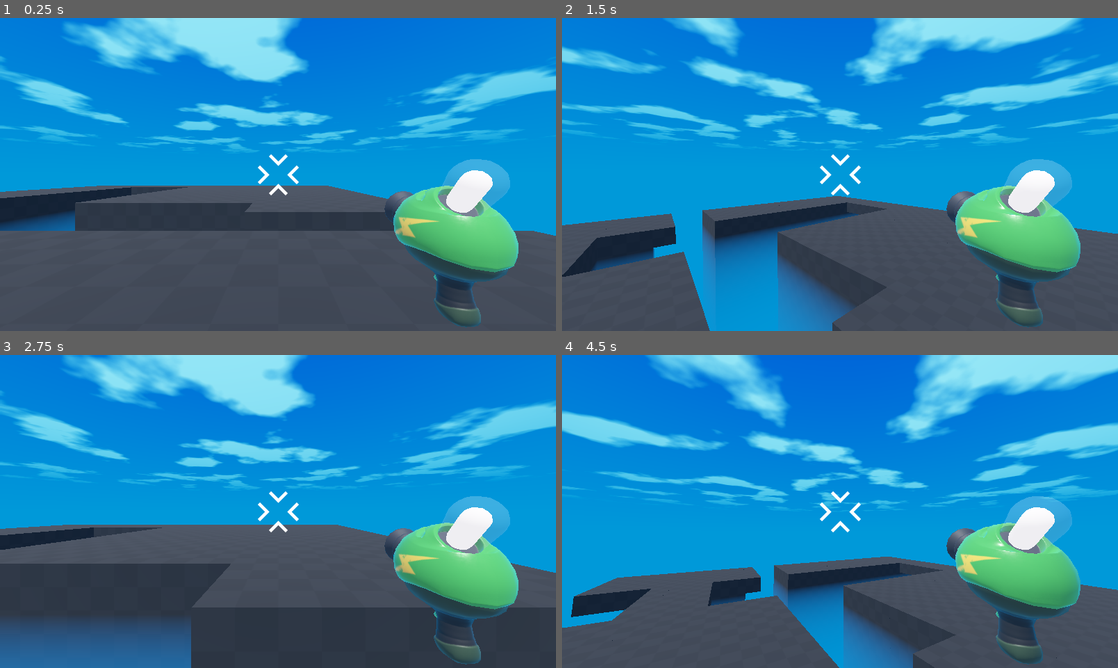
Above: before the commit, frames 1-4 (two rows, left to right).
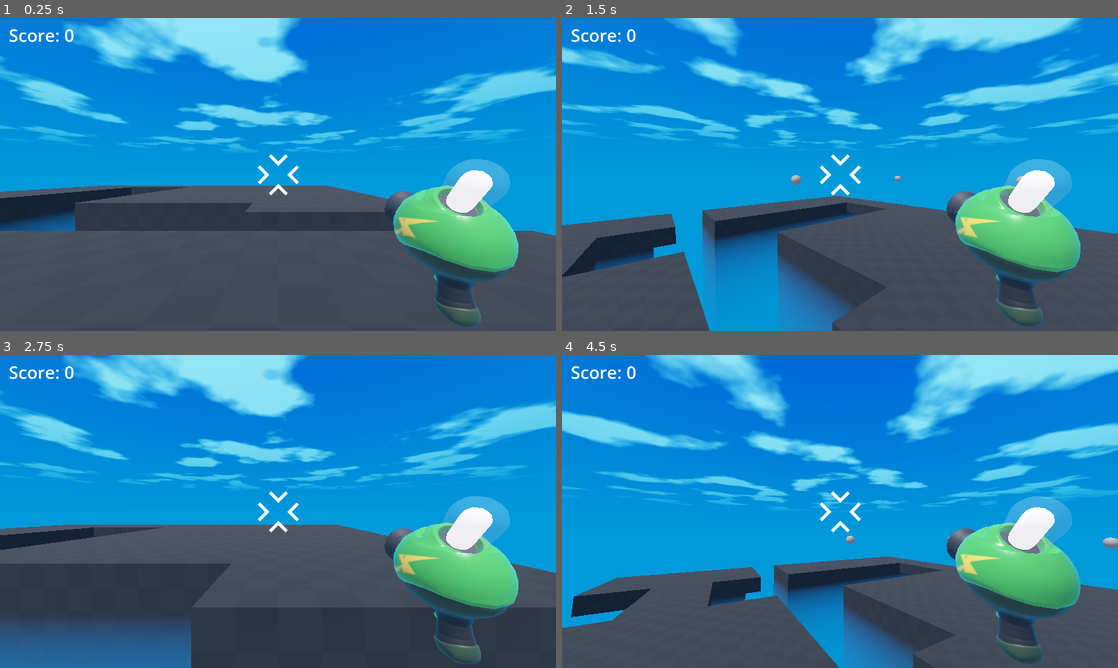
Above: after the commit, the same moments.

Repository: gdquest-demos/getting-started-with-godot-4
Game: Godot game, scene res://game.tscn
The game is run twice, just before and just after one commit, with the same random seed, the same clock (stepped at 60 frames per second) and the same inputs.
Inputs (mouse positions are in pixels of both pictures, inside the frame that each line leads up to):
- Up to frame 1 (0.25 s): no input
- Up to frame 2 (1.5 s): tap Enter at 0.5 s; move the mouse to (867, 174) at 0.52 s; press the mouse at (867, 174) at 0.53 s; hold W (move_forward) from 0.53 s (still down); tap Space (jump) at 0.77 s; move the mouse to (812, 174) at 1.27 s; release the mouse at (812, 174) at 1.28 s; tap T at 1.35 s
- Up to frame 3 (2.75 s): keep holding W (move_forward); tap Space (jump) at 1.52 s; move the mouse to (289, 505) at 2.02 s; tap Y at 2.1 s
- Up to frame 4 (4.5 s): keep holding W (move_forward); move the mouse to (834, 517) at 2.77 s; tap Z at 2.85 s; tap Space (jump) at 3.02, 3.77, 4.25 s; move the mouse to (878, 514) at 3.52 s; tap G at 3.6 s; move the mouse to (795, 508) at 4.27 s; tap R at 4.35 s

The runs differ from the first frame. In frame 1, 0.2% of the frame differs, in the area x 1-14%, y 3-8%; in frame 2, 0.3%; in frame 3, 0.2%; in frame 4, 0.3%, in the area x 1-100%, y 3-62%.

Commit message:
add score

Diff:
--- a/3d-project-completed/game.gd
+++ b/3d-project-completed/game.gd
@@ -1,5 +1,15 @@
 extends Node3D
+
+var player_score = 0
+
+func increase_score():
+	player_score += 1
+	%ScoreLabel.text = "Score: " + str(player_score)
 
 
 func _on_kill_plane_body_entered(body):
 	get_tree().reload_current_scene()
+
+
+func _on_mob_spawner_3d_mob_spawned(mob):
+	mob.died.connect(increase_score)
--- a/3d-project-completed/game.tscn
+++ b/3d-project-completed/game.tscn
@@ -68,4 +68,16 @@
 [node name="MobSpawner3D3" parent="." instance=ExtResource("5_7vlo8")]
 transform = Transform3D(1, 0, 0, 0, 1, 0, 0, 0, 1, 16.7262, 1.72935, 0.15167)
 
+[node name="ScoreLabel" type="Label" parent="."]
+unique_name_in_owner = true
+offset_left = 28.0
+offset_top = 15.0
+offset_right = 256.0
+offset_bottom = 101.0
+theme_override_font_sizes/font_size = 60
+text = "Score: 0"
+
 [connection signal="body_entered" from="KillPlane" to="." method="_on_kill_plane_body_entered"]
+[connection signal="mob_spawned" from="MobSpawner3D" to="." method="_on_mob_spawner_3d_mob_spawned"]
+[connection signal="mob_spawned" from="MobSpawner3D2" to="." method="_on_mob_spawner_3d_mob_spawned"]
+[connection signal="mob_spawned" from="MobSpawner3D3" to="." method="_on_mob_spawner_3d_mob_spawned"]
--- a/3d-project-completed/mob.gd
+++ b/3d-project-completed/mob.gd
@@ -1,4 +1,6 @@
 extends RigidBody3D
+
+signal died
 
 var speed = randf_range(2, 4)
 var health = 3
@@ -13,8 +15,12 @@
 
 
 func take_damage():
+	if health <= 0:
+		return
+
 	health -= 1
 	if health == 0:
+		died.emit()
 		set_physics_process(false)
 		gravity_scale = 1.0
 		var direction_back = player.global_position.direction_to(global_position)
--- a/3d-project-completed/spawner_3d.gd
+++ b/3d-project-completed/spawner_3d.gd
@@ -1,4 +1,6 @@
 extends Node3D
+
+signal mob_spawned(mob)
 
 @export var mob_to_spawn: PackedScene = preload("res://mob.tscn")
 
@@ -6,3 +8,4 @@
 func _on_timer_timeout():
 	var new_mob = mob_to_spawn.instantiate()
 	add_child(new_mob)
+	mob_spawned.emit(new_mob)
--- a/3d-project-completed/spawner_3d.tscn
+++ b/3d-project-completed/spawner_3d.tscn
@@ -6,7 +6,6 @@
 script = ExtResource("1_5kn8d")
 
 [node name="Timer" type="Timer" parent="."]
-wait_time = 4.0
 autostart = true
 
 [connection signal="timeout" from="Timer" to="." method="_on_timer_timeout"]
Not shown: 4 places in 3d-project-completed/floor.tres that only renumber resources
